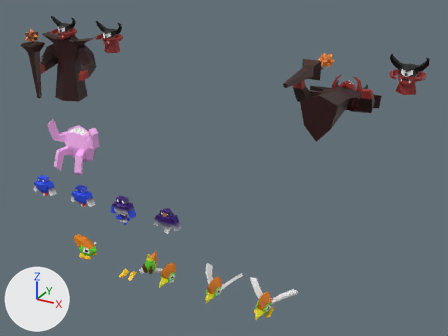
Two versions of the Blender file Assets/Blender Files/Blend Files/Enemy Monster Models.blend, one commit apart.
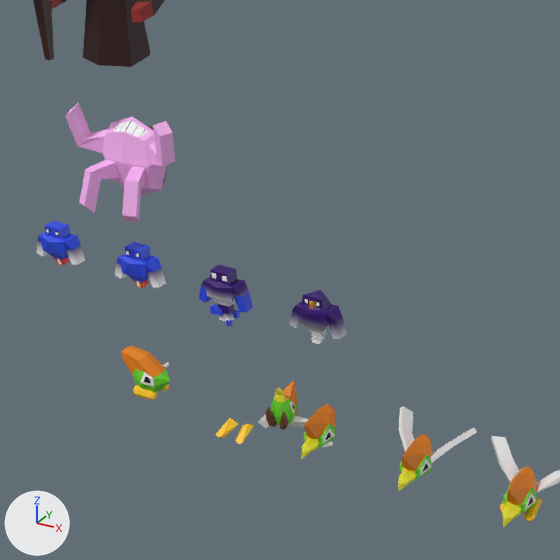
Old and new are each drawn whole from a 50 mm camera at (15.51, -16.6, 13.26) aimed at (5.83, 1.0, 4.46) and again close up on the part from 4% to 63% of the width and 21% to 100% of the height. The axes (+X, +Y, +Z) are drawn at lower left. The lights are the same throughout.
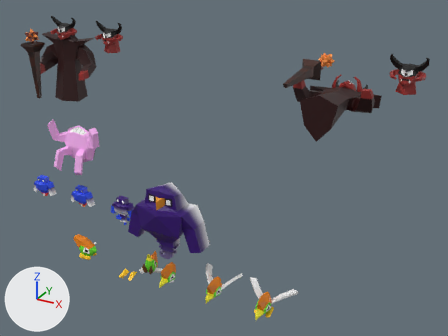
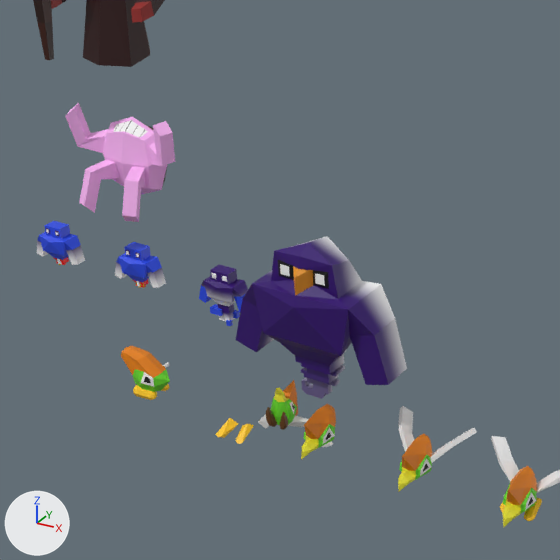
Commit message: Fixed enemy models

What differs and where, as boxes [x1, y1, x2, y2] in the close-ups (560 x 560 px):
'Tank Enemy', turned, rescaled
    before: [289, 290, 347, 344]
    after: [236, 236, 407, 399]

The change, as a diff of the scene's bpy script:
```diff
--- a/Assets/Blender Files/Blend Files/Enemy Monster Models.blend.py
+++ b/Assets/Blender Files/Blend Files/Enemy Monster Models.blend.py
@@ me_cube_019 @@
 me_cube_019.from_pydata(...)  # 149 vertices, 123 faces; spans x -0.534..0.534, y -0.225..0.187, z -0.546..0.492
 # used by ob_tank_enemy; location = (4.0, -0.01, 2.37)
+# me_cube_019 part 1: the whole mesh is turned -90 degrees about the x axis through the mesh origin and scaled by 300
 me_cube_019.materials.append(mat_tank_enemy_body_material)
@@ ob_tank_enemy @@
 ob_tank_enemy.location = (4.0, -0.01, 2.37)
+ob_tank_enemy.rotation_euler = (1.571, 0.0, 0.0)  # degrees (90, 0, 0)
+ob_tank_enemy.scale = (0.01, 0.01, 0.01)
 _m = ob_tank_enemy.modifiers.new('Boolean', 'BOOLEAN')
```
